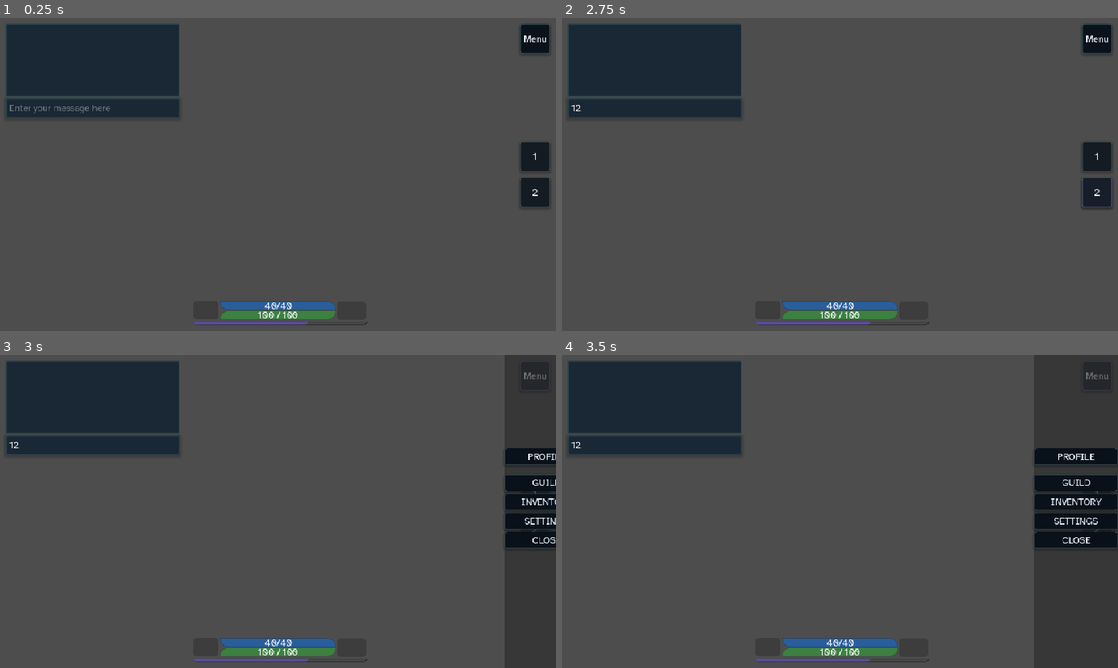
Above: before the commit, frames 1-4 (two rows, left to right).
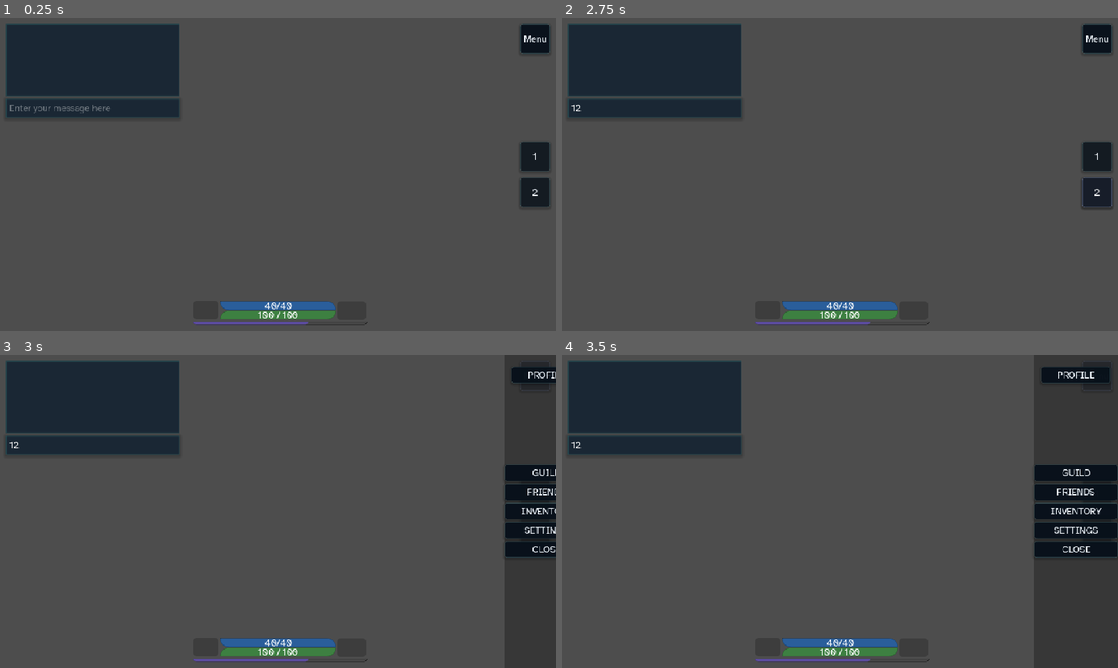
Above: after the commit, the same moments.

Repository: SlayHorizon/godot-tiny-mmo
Game: Godot game, scene res://source/client/ui/ui.tscn
The game is run twice, just before and just after one commit, with the same random seed, the same clock (stepped at 60 frames per second) and the same inputs. This scene is started directly instead of the project's main scene.
Inputs (mouse positions are in pixels of both pictures, inside the frame that each line leads up to):
- Up to frame 1 (0.25 s): no input
- Up to frame 2 (2.75 s): click (656, 108) at 0.52 s; type "12" at 0.6 s; click "1" at 1.25 s; click "2" at 2 s
- Up to frame 3 (3 s): click "Menu" at 2.75 s
- Up to frame 4 (3.5 s): no input

Frames 1-2 are identical in both runs. In frame 3, 2.2% of the frame differs, in the area x 90-100%, y 3-65%; in frame 4, 3.6%, in the area x 85-100%, y 3-65%.

Commit message:
Add friend list menu

Diff:
--- a/source/client/ui/hud/hud.gd
+++ b/source/client/ui/hud/hud.gd
@@ -78,7 +78,6 @@
 
 
 func _on_notification_received(payload: Dictionary) -> void:
-	print_debug("NOTIF ", payload)
 	notifications.append(payload)
 	notification_button.visible = true
 	notification_button.disabled = false
--- a/source/client/ui/hud/hud.tscn
+++ b/source/client/ui/hud/hud.tscn
@@ -272,6 +272,10 @@
 layout_mode = 2
 text = "GUILD"
 
+[node name="FriendsButton" type="Button" parent="MenuOverlay/VBoxContainer" unique_id=1063569220]
+layout_mode = 2
+text = "FRIENDS"
+
 [node name="InventoryButton" type="Button" parent="MenuOverlay/VBoxContainer" unique_id=422464795]
 layout_mode = 2
 text = "INVENTORY"
@@ -285,10 +289,15 @@
 text = "CLOSE"
 
 [node name="ProfileButton" type="Button" parent="MenuOverlay" unique_id=1666775440]
-layout_mode = 0
-offset_top = 161.0
-offset_right = 145.0
-offset_bottom = 190.0
+layout_mode = 1
+anchors_preset = 1
+anchor_left = 1.0
+anchor_right = 1.0
+offset_left = -133.0
+offset_top = 20.0
+offset_right = -13.0
+offset_bottom = 49.0
+grow_horizontal = 0
 text = "PROFILE"
 
 [node name="NotificationPopup" type="Control" parent="." unique_id=1966233478]
--- /dev/null
+++ b/source/client/ui/menus/friends/friends_menu.gd
@@ -0,0 +1,36 @@
+extends Control
+
+
+@onready var friends_container: VBoxContainer = $PanelContainer/VBoxContainer/ScrollContainer/VBoxContainer
+
+
+func _ready() -> void:
+	pass
+
+
+func fill_friend_list(payload: Dictionary) -> void:
+	for node: Node in friends_container.get_children():
+		node.queue_free()
+	for friend_id: int in payload:
+		var button: Button = Button.new()
+		var friend_payload: Dictionary = payload.get(friend_id, {})
+		var friend_name: String = friend_payload.get("name", "Unknown")
+		var is_online: bool = friend_payload.get("online", false)
+		button.text = friend_name + "(Online)" if is_online else "(Offline)"
+		button.custom_minimum_size = Vector2(200, 90)
+		button.pressed.connect(_on_friend_button_pressed.bind(friend_id))
+		friends_container.add_child(button)
+
+
+func _on_friend_button_pressed(player_id: int) -> void:
+	hide()
+	ClientState.player_profile_requested.emit(player_id)
+
+
+func _on_close_buttonn_pressed() -> void:
+	hide()
+
+
+func _on_visibility_changed() -> void:
+	if visible:
+		Client.request_data(&"friend.list", fill_friend_list)
--- /dev/null
+++ b/source/client/ui/menus/friends/friends_menu.tscn
@@ -0,0 +1,51 @@
+[gd_scene format=3 uid="uid://le1xlxe1y5sf"]
+
+[ext_resource type="Script" uid="uid://jnh1scjgvr84" path="res://source/client/ui/menus/friends/friends_menu.gd" id="1_l3dt6"]
+
+[node name="FriendMenu" type="Control" unique_id=1680261133]
+layout_mode = 3
+anchors_preset = 15
+anchor_right = 1.0
+anchor_bottom = 1.0
+grow_horizontal = 2
+grow_vertical = 2
+script = ExtResource("1_l3dt6")
+
+[node name="PanelContainer" type="PanelContainer" parent="." unique_id=590907716]
+custom_minimum_size = Vector2(768, 432)
+layout_mode = 1
+anchors_preset = -1
+anchor_left = 0.1
+anchor_top = 0.1
+anchor_right = 0.9
+anchor_bottom = 0.9
+grow_horizontal = 2
+grow_vertical = 2
+metadata/_edit_use_anchors_ = true
+
+[node name="VBoxContainer" type="VBoxContainer" parent="PanelContainer" unique_id=695176555]
+layout_mode = 2
+theme_override_constants/separation = 20
+
+[node name="Label" type="Label" parent="PanelContainer/VBoxContainer" unique_id=1487425506]
+layout_mode = 2
+text = "Friends List"
+horizontal_alignment = 1
+
+[node name="ScrollContainer" type="ScrollContainer" parent="PanelContainer/VBoxContainer" unique_id=77854734]
+layout_mode = 2
+size_flags_vertical = 3
+
+[node name="VBoxContainer" type="VBoxContainer" parent="PanelContainer/VBoxContainer/ScrollContainer" unique_id=1806235188]
+layout_mode = 2
+size_flags_horizontal = 3
+size_flags_vertical = 3
+
+[node name="CloseButtonn" type="Button" parent="PanelContainer/VBoxContainer" unique_id=984586822]
+custom_minimum_size = Vector2(120, 0)
+layout_mode = 2
+size_flags_horizontal = 4
+text = "Close"
+
+[connection signal="visibility_changed" from="." to="." method="_on_visibility_changed"]
+[connection signal="pressed" from="PanelContainer/VBoxContainer/CloseButtonn" to="." method="_on_close_buttonn_pressed"]
--- a/source/client/ui/menus/guild/guild_members_panel.gd
+++ b/source/client/ui/menus/guild/guild_members_panel.gd
@@ -21,7 +21,7 @@
 	for member: String in result.get("members", {}):
 		var button: Button = Button.new()
 		button.custom_minimum_size = Vector2(240, 65)
-		button.text = member;print_debug(result)
+		button.text = member
 
 		var player_id: int = result.get("members", {}).get(member, 0);print(player_id)
 
--- a/source/client/ui/menus/player_profile/player_profile.gd
+++ b/source/client/ui/menus/player_profile/player_profile.gd
@@ -45,7 +45,7 @@
 	if profile.get("guild_name", ""):
 		name_label.text += " (%s)" % profile.get("guild_name", "")
 
-	message_button.visible = not is_self;print_debug(profile)
+	message_button.visible = not is_self
 	friend_button.visible = not is_self
 	friend_button.disabled = is_self
 	friend_button.text = "Add friend" if not profile.get("friend", false) else "Remove Friend"
--- /dev/null
+++ b/source/server/world/components/data_request_handlers/friend.list.gd
@@ -0,0 +1,21 @@
+extends DataRequestHandler
+
+
+func data_request_handler(
+	peer_id: int,
+	instance: ServerInstance,
+	args: Dictionary
+) -> Dictionary:
+	var from_player: PlayerResource = instance.world_server.connected_players.get(peer_id, null)
+	if not from_player:
+		return {"error": 1, "ok": false, "name": "Unknown"}
+
+	var friend_list: Dictionary
+	for friend_id: int in from_player.friends:
+		var friend: PlayerResource = instance.world_server.database.player_data.players.get(friend_id, null)
+		if friend:
+			friend_list[friend_id] = {
+				"name": friend.display_name,
+				"online": friend.current_peer_id > 0
+			}
+	return friend_list
Not shown, added: source/client/ui/menus/friends/friends_menu.gd.uid
Not shown, added: source/server/world/components/data_request_handlers/friend.list.gd.uid
